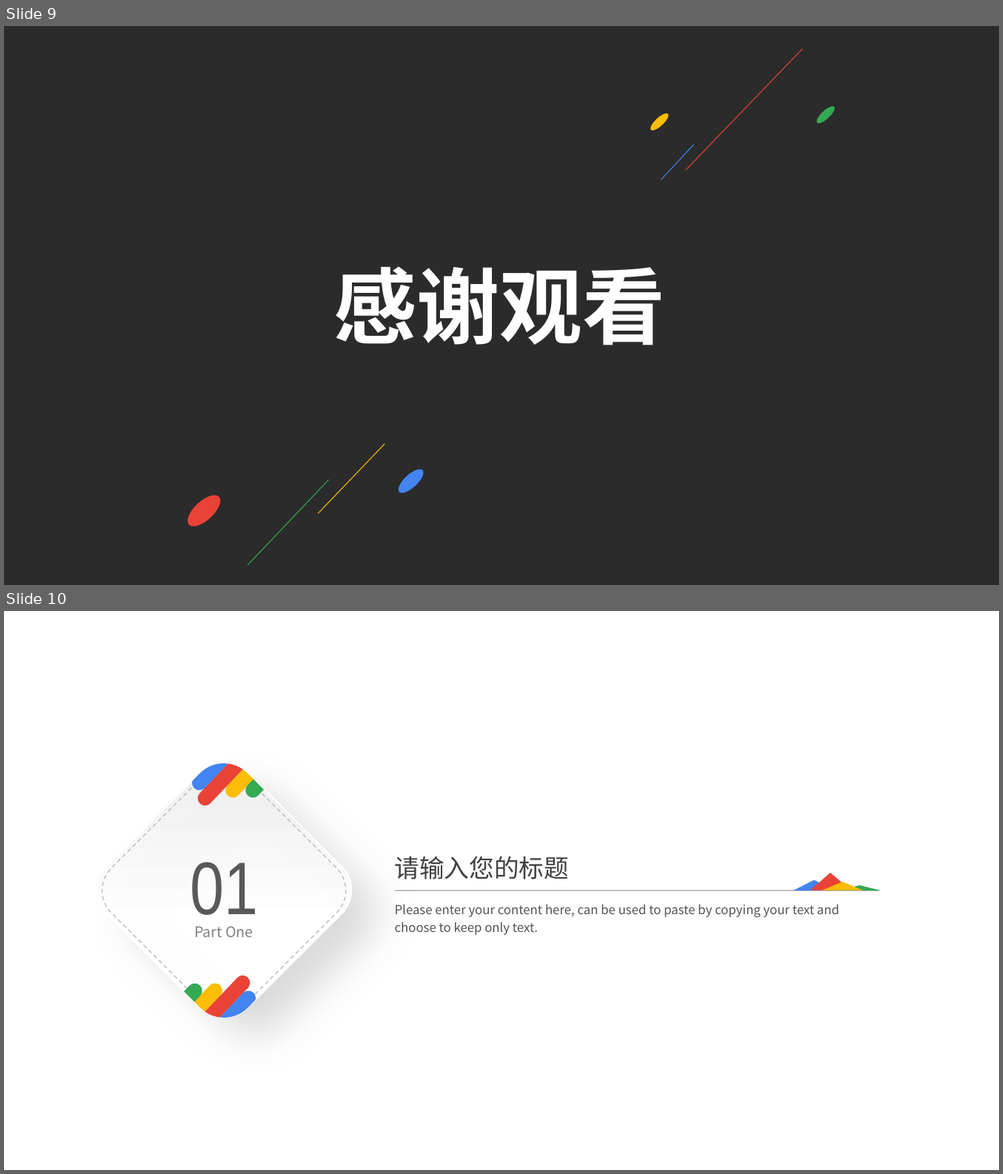
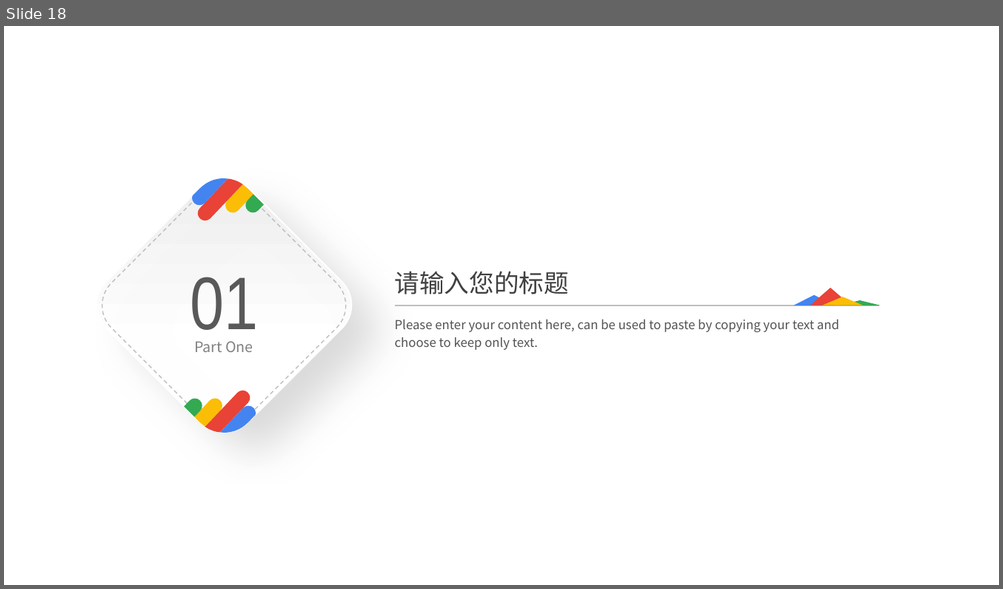
Before and after one commit to bingozwb/Blockchain-intro., a slide deck: doc/BlockChain Intro.pptx. Shown one above the other, each under a label of ours: slides 9 and 10 before the commit, slide 18 after it. The pictures are 1003x1174 and 1003x589 pixels, drawn with LibreOffice and Linux fonts; fonts in the diff are those of the drawing; background and template pictures are left out; a plain dark background stands for a picture behind light text. Boxes give left, top, right and bottom in pixels: in the first picture for what was removed or moved away, otherwise in the second. Text is boxed around its words. In the diff, an @@ line names an element or a change of style, - is before the commit and + after.

```diff
--- a/doc/BlockChain Intro.pptx
+++ b/doc/BlockChain Intro.pptx
@@ slide 9 removed at <box>4,26,999,585</box>, background picture (left out) @@
@@ line removed from (802, 49) to (686, 170) @@
@@ ellipse removed at <box>649,111,671,133</box> @@
@@ ellipse removed at <box>814,104,837,126</box> @@
@@ line removed from (694, 144) to (660, 180) @@
@@ text removed at <box>333,266,665,346</box> @@
-感谢观看
@@ line removed from (384, 445) to (318, 514) @@
@@ ellipse removed at <box>395,466,427,497</box> @@
@@ ellipse removed at <box>182,491,225,532</box> @@
@@ line removed from (329, 480) to (247, 565) @@
@@ what was slide 10 is now slide 18 @@
```
Also in this commit, not shown: 11 slides changed, 12 slides added, 3 other slides removed.
